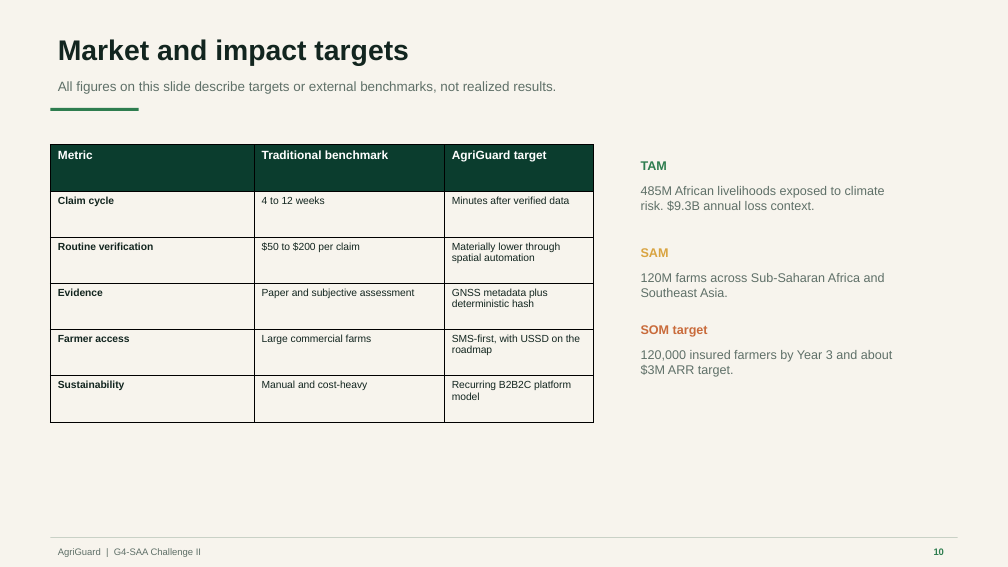
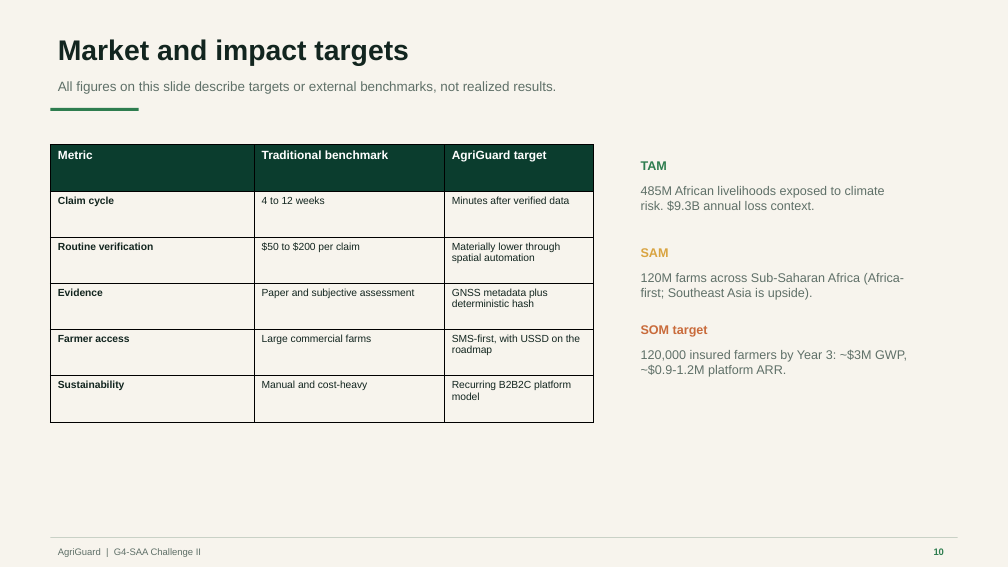
Before and after one commit to juangh123/agri_guard, a slide deck: slide 10 of docs/AgriGuard_Presentation_submission.pptx. Drawn at 1008x567 pixels with LibreOffice and Linux fonts; fonts in the diff are those of the drawing. Boxes give left, top, right and bottom in pixels: in the first picture for what was removed or moved away, otherwise in the second. Text is boxed around its words. In the diff, an @@ line names an element or a change of style, - is before the commit and + after.

```diff
--- a/docs/AgriGuard_Presentation_submission.pptx
+++ b/docs/AgriGuard_Presentation_submission.pptx
@@ text at (x1=641, y1=273, x2=905, y2=300): text changed @@
-120M farms across Sub-Saharan Africa and Southeast Asia.
+120M farms across Sub-Saharan Africa (Africa-first; Southeast Asia is upside).
@@ text at (x1=641, y1=350, x2=907, y2=377): text changed @@
-120,000 insured farmers by Year 3 and about $3M ARR target.
+120,000 insured farmers by Year 3: ~$3M GWP, ~$0.9-1.2M platform ARR.
```
Also in this commit, not shown: 1 other slide changed, 11 other files.
